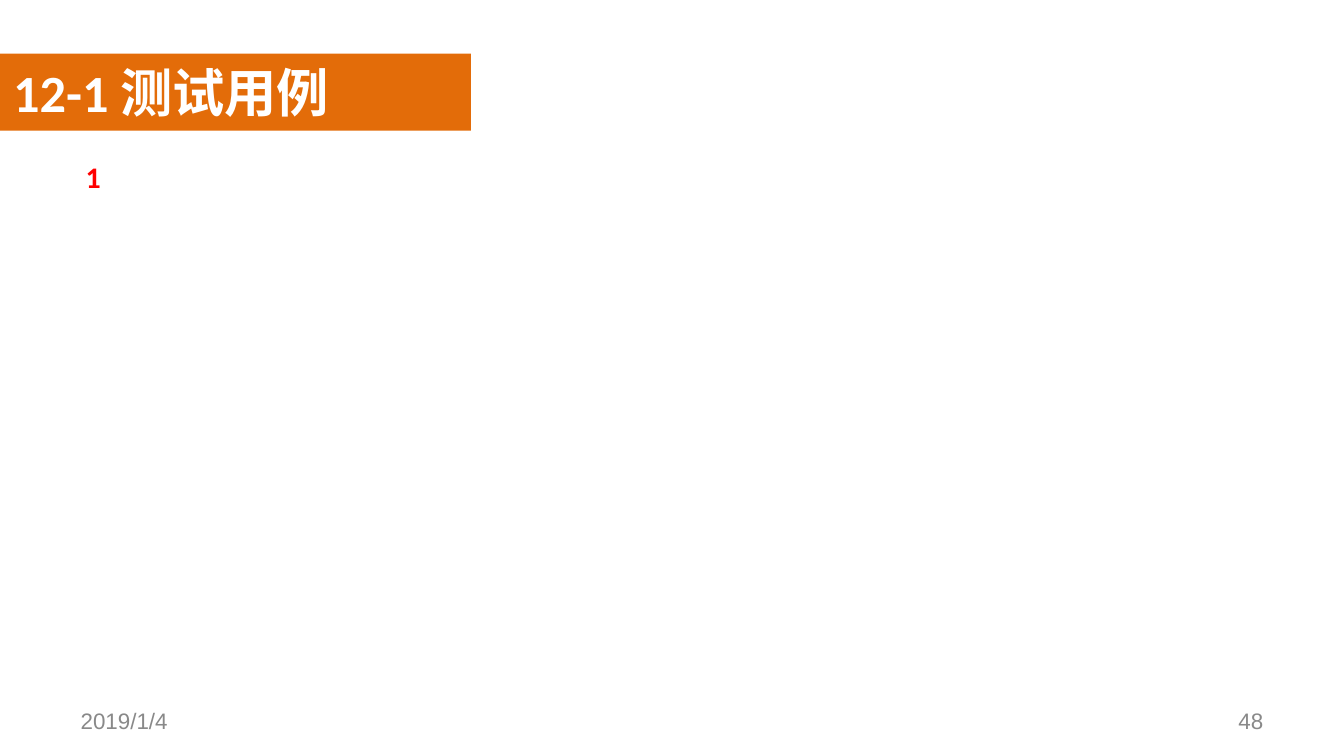
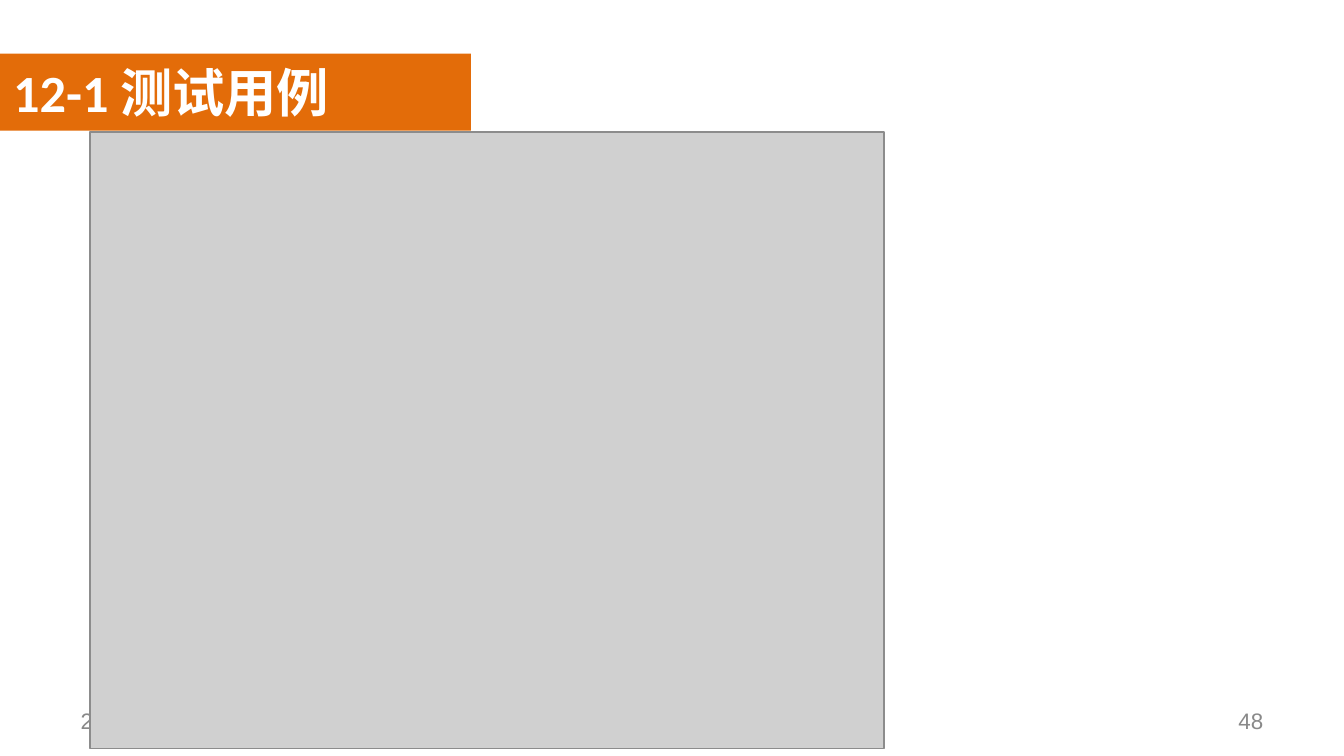
Before and after one commit to SoftwareRequirtmentsG02/Document, a slide deck: slide 48 of 案例教学系统/受控文档/分析设计/PPT/PRD2018-G02-SRS评审PPT.pptx. Drawn at 1344x756 pixels with LibreOffice and Linux fonts; fonts in the diff are those of the drawing; grey boxes stand for pictures; background and template pictures are left out. Boxes give left, top, right and bottom in pixels: in the first picture for what was removed or moved away, otherwise in the second. Text is boxed around its words. In the diff, an @@ line names an element or a change of style, - is before the commit and + after.

```diff
--- a/案例教学系统/受控文档/分析设计/PPT/PRD2018-G02-SRS评审PPT.pptx
+++ b/案例教学系统/受控文档/分析设计/PPT/PRD2018-G02-SRS评审PPT.pptx
@@ picture added at [90,132,884,749] @@
@@ text removed at [86,168,101,188] @@
-  1
```
Also in this commit, not shown: 10 other slides changed, 2 slides removed, 21 other files.
